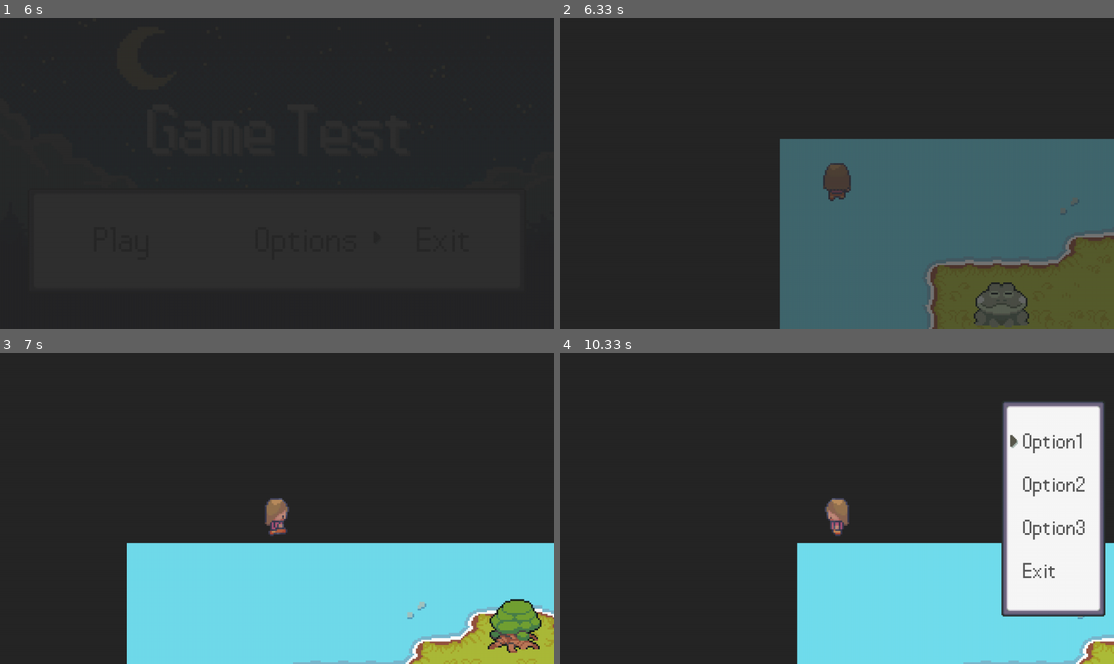
Above: before the commit, frames 1-4 (two rows, left to right).
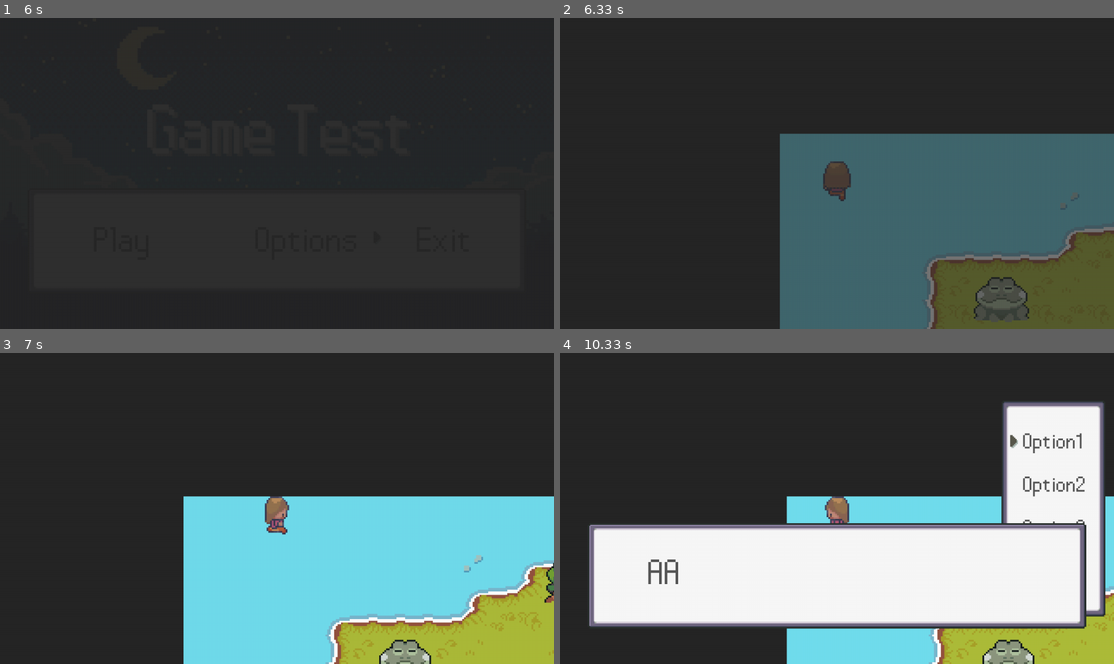
Above: after the commit, the same moments.

Repository: HiramAle/PygameBases
Game: pygame game, started from Code/main.py
Same seed, same stepped clock (60 frames per second), same inputs: the game is played once before the commit and once after it.
Inputs:
- Up to frame 1 (6 s): hold D 0.33-0.8 s; hold A 2.9-3.37 s; hold D 3.9-4.53 s; tap Space at 4.97 s; hold A 5.3-5.77 s
- Up to frame 2 (6.33 s): hold W from 6.3 s (still down)
- Up to frame 3 (7 s): release W at 6.6 s; hold D from 6.63 s (still down)
- Up to frame 4 (10.33 s): release D at 7.1 s; hold A 7.13-7.67 s; tap Esc at 7.7 s; hold S 8.03-8.33 s; tap Space at 8.8, 10.2 s; hold W 9.13-9.5 s

Frame 1 is identical in both runs. In frame 2, 3.0% of the frame differs, in the area x 39-100%, y 37-100%; in frame 3, 21%; in frame 4, 34%, in the area x 5-100%, y 46-100%.

Commit message:
New Dialogue Scene

Diff:
--- a/Code/Entities/entity.py
+++ b/Code/Entities/entity.py
@@ -15,7 +15,7 @@
         self.hitbox = pygame.Rect(self.rect.x, self.rect.y, hit_box_w, hit_box_h)
         # movement
         self.direction = pygame.math.Vector2()
-        self.speed = 5
+        self.speed = 4
         # collision sprites
         self.obstacle_sprites = obstacle_sprites
         # animation
--- a/Code/Entities/player.py
+++ b/Code/Entities/player.py
@@ -6,8 +6,9 @@
 class Player(Entity):
     def __init__(
             self,
+            position: tuple,
+            facing: str,
             groups: pygame.sprite.Group,
-            pos: tuple,
             obstacle_sprites: pygame.sprite.Group):
         super().__init__(
             groups,
@@ -16,16 +17,14 @@
         )
         self.sprite_type = "player"
         # graphics
-        self.rect = self.image.get_rect(topleft=pos)
+        self.rect = self.image.get_rect(topleft=position)
         self.hitbox = pygame.Rect(self.rect.x, self.rect.y, 64, 64)
         # status
-        self.status = 'down_idle'
-        self.facing = "down"
+        self.facing = facing
+        self.status = self.facing + "_idle"
         # assets
         self.import_assets()
-
         self.animation_speed = 0.08
-        self.player = 3
 
     def import_assets(self):
         self.animations = {"down": import_cut_graphics("Sprites/Player/player_down_run.png", 64, 64 * 2),
@@ -53,14 +52,6 @@
             self.facing = "up"
 
     def animate_sprite(self):
-        # set the animations depending on the facing direction
-        # self.animations["up"] = self.animations["up" + self.facing]
-        # self.animations["down"] = self.animations["down" + self.facing]
-        # self.animations["right"] = self.animations["right" + self.facing]
-        # self.animations["left"] = self.animations["down" + self.facing]
-        # self.animations["up_idle"] = self.animations[self.facing + "_idle"]
-        # self.animations["down_idle"] = self.animations[self.facing + "_idle"]
-
         animation = self.animations[self.status]
 
         self.frame_index += self.animation_speed
@@ -70,30 +61,29 @@
         self.image = animation[int(self.frame_index)]
         self.rect = self.image.get_rect(center=self.hitbox.center)
 
-    def input(self):
-        keys = pygame.key.get_pressed()
+    def input(self, actions):
+        # keys = pygame.key.get_pressed()
 
-        if keys[pygame.K_w] and not keys[pygame.K_s]:
+        if actions["up"] and not actions["down"]:
             self.direction.y = -1
             self.status = "up"
-        elif keys[pygame.K_s] and not keys[pygame.K_w]:
+        elif actions["down"] and not actions["up"]:
             self.direction.y = 1
             self.status = "down"
         else:
             self.direction.y = 0
 
-        if keys[pygame.K_a] and not keys[pygame.K_d]:
+        if actions["left"] and not actions["right"]:
             self.direction.x = -1
             self.status = "left"
-        elif keys[pygame.K_d] and not keys[pygame.K_a]:
+        elif actions["right"] and not actions["left"]:
             self.direction.x = 1
             self.status = "right"
         else:
             self.direction.x = 0
 
-
     def update(self):
-        self.input()
+        # self.input()
         self.set_status()
         self.animate_sprite()
         self.move()
--- a/Code/Scenes/scene.py
+++ b/Code/Scenes/scene.py
@@ -13,11 +13,11 @@
         self.prev_scene = None
         # graphic handler
         self.bg_color = "#262626"
-        self.bg_image_path = ""
+        self.bg_image = ""
         # player properties
         self.player_x = 0
         self.player_y = 0
-        self.player_direction = pygame.math.Vector2()
+        self.player_facing = "down"
         # sprites
         self.visible_sprites = pygame.sprite.Group()
         self.obstacle_sprites = pygame.sprite.Group()
@@ -170,19 +170,28 @@
 class GameWorld(Scene):
     def __init__(self, game):
         super().__init__(game)
-        self.player_x, self.player_y = 100, 100
-        self.bg_image = pygame.image.load(os.path.join(self.game.resources_dir, "Images","ground.png")).convert_alpha()
+        # Background
+        self.bg_image = pygame.image.load(os.path.join(self.game.resources_dir, "Images", "ground.png")).convert_alpha()
+        # Sprites Groups
         self.visible_sprites = YSortCameraGroup(self.game.game_canvas, self.bg_image)
         self.obstacle_sprites = pygame.sprite.Group()
-        self.player = Player(self.visible_sprites, (self.player_x, self.player_y), self.obstacle_sprites)
-
-    def update(self, delta_time, actions):
+        # Player
+        self.player_x, self.player_y = 100, 100
+        self.player_facing = "down"
+        self.player = Player((self.player_x, self.player_y), self.player_facing, self.visible_sprites,
+                             self.obstacle_sprites)
+
+    def update(self, delta_time, actions):
+        self.player.input(actions)
         self.visible_sprites.update()
-        self.player.update()
-
+        # self.player.update(actions)
         if actions["pause"]:
             self.game.reset_keys()
             PauseMenu(self.game).enter_state()
+
+    def update_animation(self):
+        self.visible_sprites.update()
+        # self.player.animate_sprite()
 
     def render(self, display: pygame.surface.Surface):
         display.fill("#262626")
@@ -200,8 +209,56 @@
 
 
 class Dialogue(Scene):
-    def __init__(self, game):
-        super().__init__(game)
+    def __init__(self, game, text):
+        super().__init__(game)
+        # Box
+        self.box = pygame.image.load(
+            os.path.join(self.game.resources_dir, "Images", "Start_menu_box.png")).convert_alpha()
+        self.box_rect = self.box.get_rect(topleft=(64, 394))
+        # Cursor
+        self.cursor_img = pygame.image.load(
+            os.path.join(self.game.resources_dir, "Images", "cursor.png")).convert_alpha()
+        # self.cursor_img = pygame.transform.rotate(self.cursor_img, -90)
+        self.cursor_img = pygame.transform.rotozoom(self.cursor_img, -90, 2)
+        self.x_cursor_offset = self.box_rect.x + self.box_rect.size[0] - 100
+        self.y_cursor_offset = self.box_rect.y + (self.box_rect.size[1] / 2) + 50
+        self.cursor_rect = self.cursor_img.get_rect(center=(self.x_cursor_offset, self.y_cursor_offset))
+        # Text writing
+        self.text = text
+        self.text_index = 0
+        self.display_text = text[self.text_index]
+        # Text
+        self.x_text_offset = self.box_rect.x + 140
+        self.y_text_offset = self.box_rect.y + (self.box_rect.size[1] / 2) - 50
+        self.font = pygame.font.Font(os.path.join(self.game.resources_dir, "Fonts", "pokemon_pixel_font.ttf"), 100)
+        self.text_render = self.font.render(self.display_text, False, "#565656")
+        self.text_rect = self.text_render.get_rect(topleft=(self.x_text_offset, self.y_text_offset))
+        self.end = False
+        self.waiting = True
+        self.actual_time = pygame.time.get_ticks()
+
+    def update(self, delta_time, actions):
+        if self.end:
+            if actions["space"]:
+                self.exit_state()
+                self.game.reset_keys()
+
+        if self.text_index == len(self.text) - 1:
+            self.end = True
+        else:
+            if timer(self.actual_time, 0.05):
+                self.actual_time = pygame.time.get_ticks()
+                self.display_text += self.text[self.text_index]
+                self.text_index += 1
+                self.text_render = self.font.render(self.display_text, False, "#565656")
+                self.text_rect = self.text_render.get_rect(topleft=(self.x_text_offset, self.y_text_offset))
+
+    def render(self, display: pygame.surface.Surface):
+        self.prev_scene.render(display)
+        display.blit(self.box, self.box_rect)
+        display.blit(self.text_render, self.text_rect)
+        if self.end:
+            display.blit(self.cursor_img, self.cursor_rect)
 
 
 class PauseMenu(Scene):
@@ -237,6 +294,7 @@
         self.cursor_rect.x, self.cursor_rect.y = self.menu_rect.x + 20, self.cursor_y
 
     def update(self, delta_time, actions):
+        self.prev_scene.update_animation()
         self.update_cursor(actions)
         if actions["pause"]:
             self.exit_state()
@@ -245,6 +303,8 @@
             if self.menu_options[self.index] == "Exit":
                 self.game.game_stack = []
                 Menu(self.game).enter_state()
+            elif self.menu_options[self.index] == "Option1":
+                Dialogue(self.game, "AAAAAAAAAAAAAAAA").enter_state()
         self.game.reset_keys()
 
     def update_cursor(self, actions):
